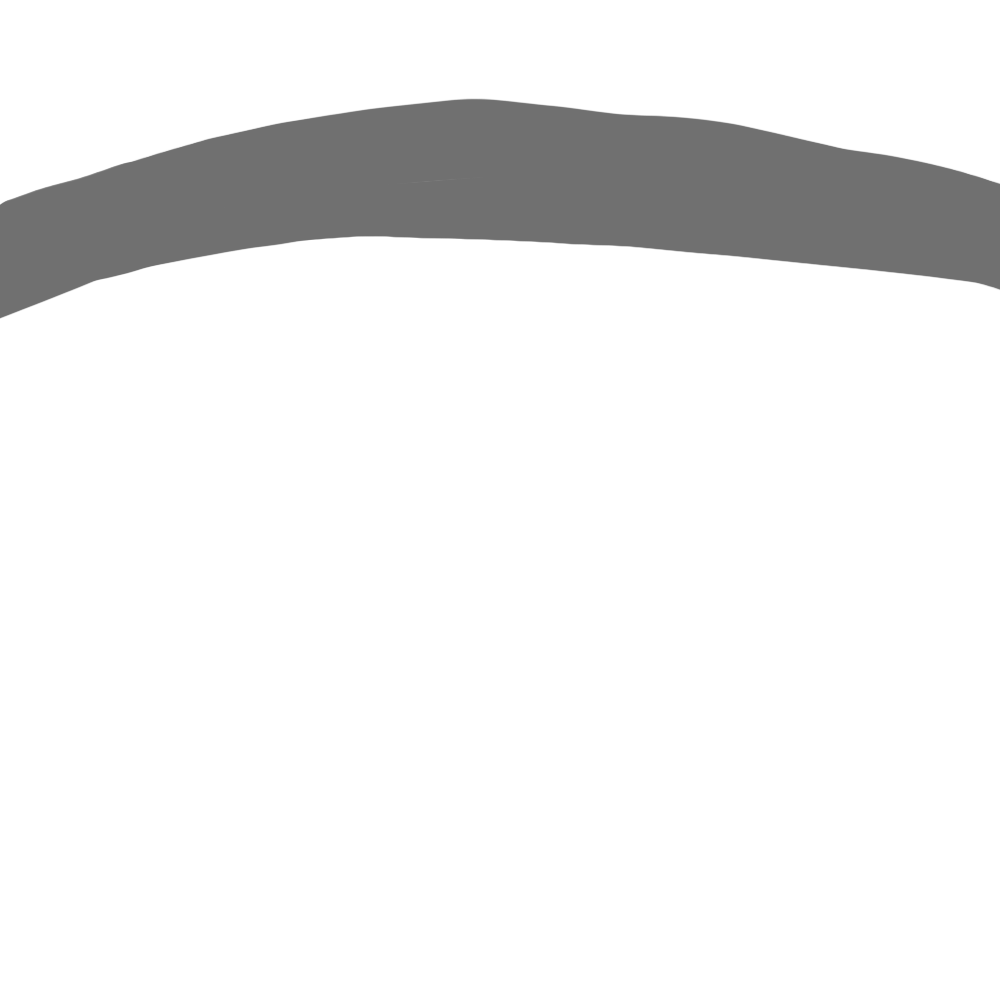
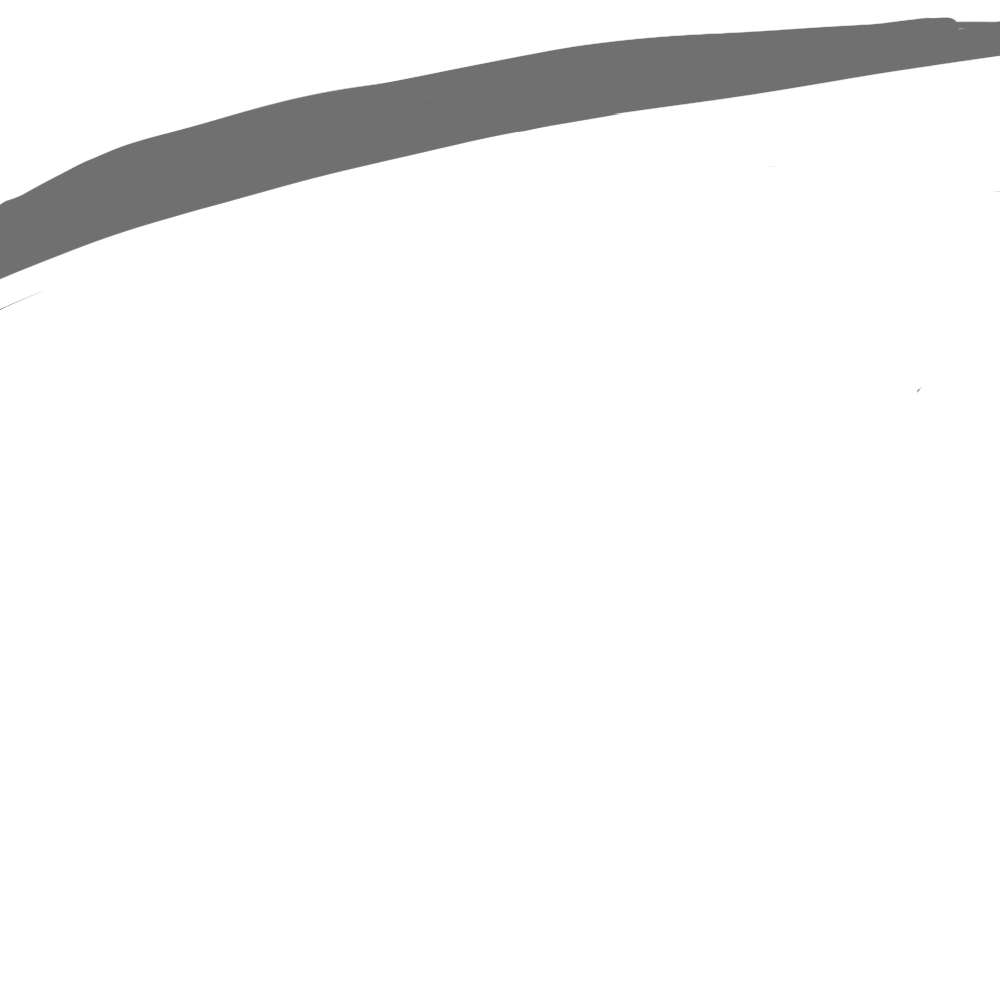
Two versions of the same layered image (1000 × 1000). Layer-by-layer changes:
painted on "Calque 4" over [0, 17, 1000, 394]
